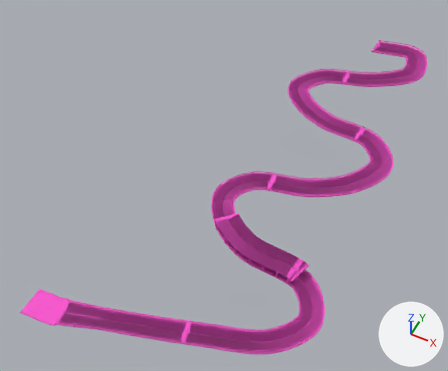
One commit to the FBX model ragdoll-couriers/art/export/Road_Mountain.fbx: the scene before it, then after it.
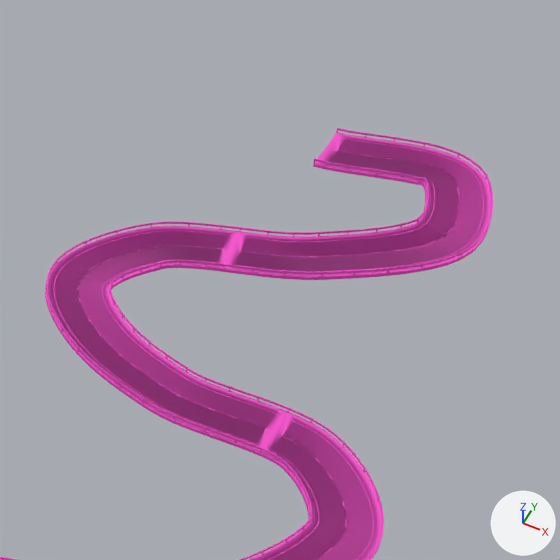
Old and new are each drawn whole from a camera (50 mm lens) standing at (1280.0, 288.0, 708.0) and looking at (1018.0, 812.0, 53.0) and again close up on the part from 61% to 100% of the width and 0% to 47% of the height. The axes (+X, +Y, +Z) are drawn at lower right. The lights are the same throughout. The older version's two pictures come first. Where no turn or scale is listed for an object, it has been applied to the vertices.

Script lines for the objects in view, before the commit:
```python
me_mountain_3 = bpy.data.meshes.new('Mountain_3')
me_mountain_3.from_pydata(...)  # 1738 vertices, 1757 faces; spans x 1087.0..1227.0, y 796.6..941.5, z 94.5..121.5
me_mountain_3.materials.append(mat_palette)
me_mountain_4 = bpy.data.meshes.new('Mountain_4')
me_mountain_4.from_pydata(...)  # 1734 vertices, 1752 faces; spans x 1040.1..1169.8, y 911.6..1044.3, z 114.4..126.5
me_mountain_4.materials.append(mat_palette)
me_mountain_5 = bpy.data.meshes.new('Mountain_5')
me_mountain_5.from_pydata(...)  # 1572 vertices, 1584 faces; spans x 1111.3..1216.7, y 1014.4..1127.0, z 122.4..145.6
me_mountain_5.materials.append(mat_palette)
ob_mountain_3 = bpy.data.objects.new('Mountain_3', me_mountain_3)
ob_mountain_3.location = (0.0, 0.0, 0.0)
ob_mountain_4 = bpy.data.objects.new('Mountain_4', me_mountain_4)
ob_mountain_4.location = (0.0, 0.0, 0.0)
ob_mountain_5 = bpy.data.objects.new('Mountain_5', me_mountain_5)
ob_mountain_5.location = (0.0, 0.0, 0.0)
```
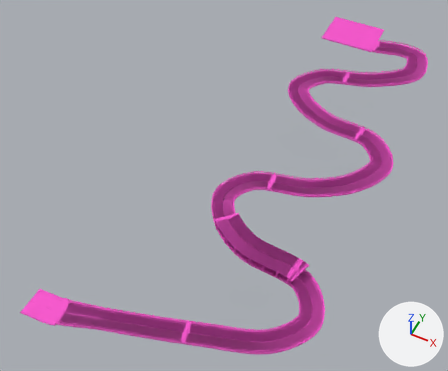
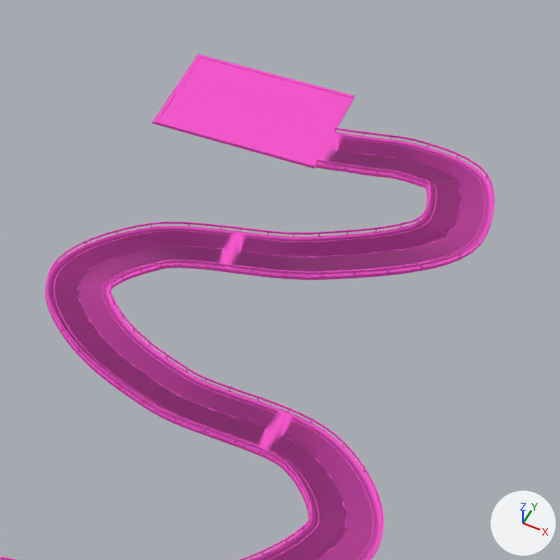
Location of each change, [x1, y1, x2, y2] in pixels of the close-ups (560 x 560 px; the box of a moved part takes in the faces that stretch with it):
'Mountain_5', reshaped
    before: [223, 128, 493, 280]
    after: [223, 127, 495, 280]
'CarPark', added (pink)
    after: [152, 54, 355, 169]
part 1 of me_mountain_5, moved or reshaped
    before: [313, 128, 493, 277]
    after: [316, 128, 495, 277]

Patch to the scene script:
```diff
--- a/ragdoll-couriers/art/export/Road_Mountain.fbx.py
+++ b/ragdoll-couriers/art/export/Road_Mountain.fbx.py
@@ me_mountain_5 @@
 # used by ob_mountain_5; location = (0.0, 0.0, 0.0)
-me_mountain_5.from_pydata(...)  # 1572 vertices, 1584 faces; spans x 1111.3..1216.7, y 1014.4..1127.0, z 122.4..145.6
+me_mountain_5.from_pydata(...)  # 1572 vertices, 1584 faces; spans x 1111.3..1217.1, y 1014.4..1127.7, z 122.4..145.6
+# me_mountain_5 part 1: 1004 of 1572 vertices moved; they spanned x 1128.8..1216.7, y 1025.0..1127.0, z 128.8..145.5 and now span x 1130.0..1217.1, y 1025.0..1127.7, z 128.8..145.5; mean shift (-0.2, 0.3, 0.0); largest move (1166.9, 1096.2, 138.5) -> (1165.1, 1097.6, 138.4)
+# other edits to the shape of me_mountain_5 do not show in these pictures
 me_mountain_5.materials.append(mat_palette)
@@ me_carpark @@
+me_carpark.from_pydata(...)  # 72 vertices, 120 faces; spans x 1048.0..1130.0, y 1095.0..1160.0, z 132.3..133.7
+me_carpark.materials.append(mat_palette)
@@ ob_carpark @@
+ob_carpark = bpy.data.objects.new('CarPark', me_carpark)
+ob_carpark.location = (0.0, 0.0, 0.0)
```
